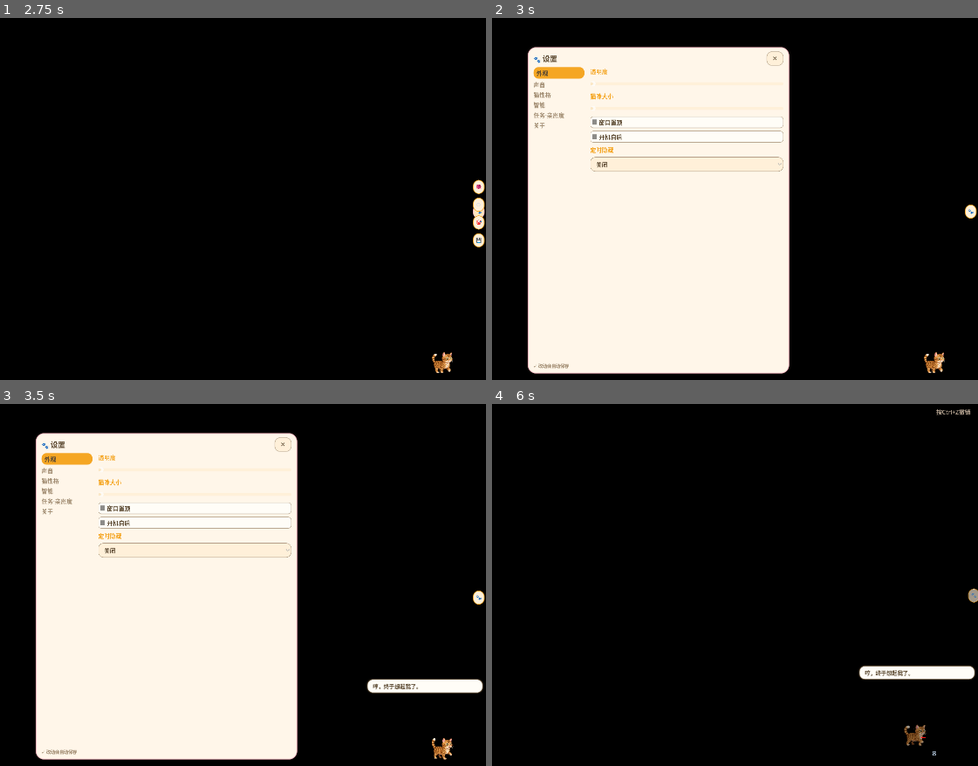
Above: before the commit, frames 1-4 (two rows, left to right).
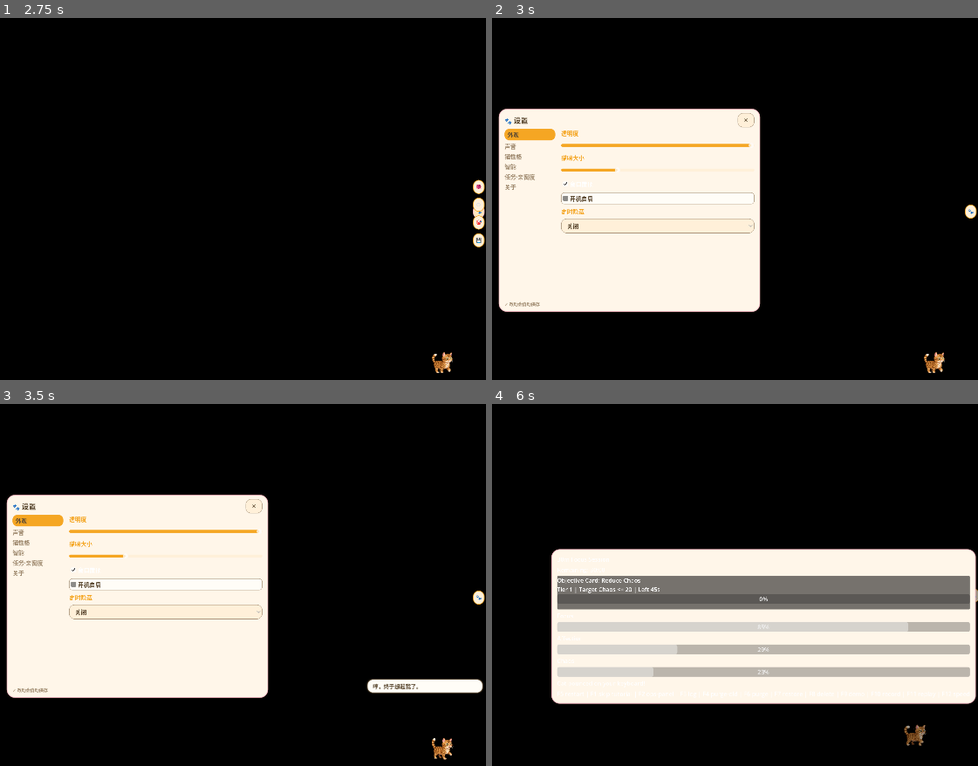
Above: after the commit, the same moments.

Repository: xiaojia21190/desktop_pet_cat
Game: Godot game, scene res://main.tscn
Same seed, same stepped clock (60 frames per second), same inputs: the game is played once before the commit and once after it.
Inputs (mouse positions are in pixels of both pictures, inside the frame that each line leads up to):
- Up to frame 1 (2.75 s): click "🐾" at 0.5 s; click "🧶" at 1.25 s; click "🐾" at 2 s
- Up to frame 2 (3 s): click "⚙️" at 2.75 s
- Up to frame 3 (3.5 s): no input
- Up to frame 4 (6 s): click "✕" at 3.5 s; click "🐾" at 4.25 s; click "🎯" at 5 s; tap Enter at 5.75 s; move the mouse to (783, 577) at 5.77 s; click (783, 577) at 5.92 s

Frame 1 is identical in both runs. In frame 2, 28% of the frame differs, in the area x 1-62%, y 7-99%; in frame 3, 28%; in frame 4, 37%, in the area x 12-100%, y 1-98%.
Error before the commit: Invalid operands 'Vector2' and 'Vector2i' in operator '-'. (res://main.gd:483)
Error after the commit: Invalid operands 'Vector2' and 'Vector2i' in operator '-'. (res://main.gd:462)

Commit message:
feat: HUD换装托盘调整与主场景接线收尾

Diff:
--- a/components/desktop/tray_controller.gd
+++ b/components/desktop/tray_controller.gd
@@ -35,6 +35,12 @@
 		return
 
 	_menu = NativeMenu.create_menu()
+	# P7：专注会话入口提前到首位（高频入口）
+	_focus_index = NativeMenu.add_item(
+		_menu,
+		_focus_label(),
+		Callable(self, "_on_toggle_focus_session")
+	)
 	_menu_show_index = NativeMenu.add_item(
 		_menu,
 		_visibility_label(true),
@@ -44,11 +50,6 @@
 		_menu,
 		"设置",
 		Callable(self, "_on_open_settings")
-	)
-	_focus_index = NativeMenu.add_item(
-		_menu,
-		_focus_label(),
-		Callable(self, "_on_toggle_focus_session")
 	)
 	NativeMenu.add_separator(_menu)
 	NativeMenu.add_item(
--- a/components/focus/focus_hud.gd
+++ b/components/focus/focus_hud.gd
@@ -2,6 +2,9 @@
 extends CanvasLayer
 
 ## 专注会话 HUD：三数值条 + 时间 + 目标卡 + 提示文案 + 结果面板。纯视图，数值由外部喂入。
+## P7 奶油风：UiTheme 代码绘制
+
+const UiThemeScript = preload("res://components/ui/ui_theme.gd")
 
 const HUD_WIDTH := 430.0
 const HUD_HEIGHT := 260.0
@@ -66,15 +69,7 @@
 	hud_panel.custom_minimum_size = Vector2(HUD_WIDTH, HUD_HEIGHT)
 	hud_panel.mouse_filter = Control.MOUSE_FILTER_IGNORE
 	hud_panel.visible = false
-	var aurora_tex := load("res://assets/aurora/panel_dark.png")
-	if aurora_tex:
-		var sb := StyleBoxTexture.new()
-		sb.texture = aurora_tex
-		sb.texture_margin_left = 20
-		sb.texture_margin_top = 20
-		sb.texture_margin_right = 20
-		sb.texture_margin_bottom = 20
-		hud_panel.add_theme_stylebox_override("panel", sb)
+	hud_panel.add_theme_stylebox_override("panel", UiThemeScript.panel_style())
 	add_child(hud_panel)
 
 	var hud_box := VBoxContainer.new()
--- a/main.gd
+++ b/main.gd
@@ -1,6 +1,5 @@
 extends Node2D
 @onready var cat = $Cat
-@onready var typing_effect_overlay = $TypingEffectOverlay
 const FOCUS_SESSION_MODE_SCRIPT := preload("res://focus_session_mode.gd")
 const SMART_PET_CONTROLLER_SCRIPT := preload("res://smart_pet_controller.gd")
 const QUICK_ACTION_MENU_SCRIPT := preload("res://quick_action_menu.gd")
@@ -38,8 +37,8 @@
 var _start_minimized := false  # --minimized 启动:视觉隐藏仅托盘常驻(开机自启用)
 
 var _cached_screen_size: Vector2 = Vector2(1920, 1080)
-const SETTINGS_PANEL_WIDTH := 560.0
-const SETTINGS_PANEL_HEIGHT := 900.0
+const SETTINGS_PANEL_WIDTH := 720.0  # P7 侧边页签面板尺寸
+const SETTINGS_PANEL_HEIGHT := 560.0
 const FORCE_START_AT_BOTTOM_RIGHT := false
 
 const ITEM_WAND_SCENE = preload("res://item_wand.tscn")
@@ -100,12 +99,18 @@
 	hover_panel_component.setup(_cached_screen_size)
 	hover_panel_component.items_requested.connect(_on_items_btn_pressed)
 	hover_panel_component.settings_requested.connect(_on_settings_pressed)
+	# P7 抽屉新增两入口：专注（复用托盘 handler）与存档（面板跳关于页）
+	hover_panel_component.focus_requested.connect(_on_tray_toggle_focus_session)
+	hover_panel_component.save_requested.connect(_on_drawer_save_pressed)
 
 	var panel_scene = load("res://settings_panel.tscn")
 	if panel_scene:
 		settings_panel = panel_scene.instantiate()
 		settings_panel.visible = false
 		add_child(settings_panel)
+		settings_panel.apply_settings(settings)
+		# P7：猫大小滑条初值（cat 区块键，settings 无此键需单独喂）
+		settings_panel.set_cat_scale(float(data.get("cat", {}).get("scale_factor", 1.0)))
 		# Panel 挂在 Node2D 下锚点失效（父级无尺寸）→ 代码定位屏幕居中
 		_center_settings_panel()
 
@@ -224,13 +229,7 @@
 
 func _on_screen_size_changed():
 	_cached_screen_size = get_viewport_rect().size
-	if hover_panel_component and hover_panel_component.panel:
-		var _panel_width = hover_panel_component.panel.size.x
-		var panel_height = hover_panel_component.panel.size.y
-		hover_panel_component.panel.position.y = (_cached_screen_size.y - panel_height) / 2
-		if not hover_panel_component.is_out:
-			hover_panel_component.panel.position.x = _cached_screen_size.x
-			hover_panel_component._target_x = _cached_screen_size.x
+	# P7 抽屉自带尺寸感知重排（update 内检测尺寸变化），无需外部搬位置
 	if smart_line_bubble and cat:
 		smart_line_bubble.reposition(cat.global_position, _cached_screen_size)
 	_center_settings_panel()
@@ -378,31 +377,11 @@
 	is_shaking = true
 	shake_timer = 0.0
 	original_position = position
-	_start_typing_effects()
 	_record_smart_event("typing_burst")
 	if smart_pet_controller:
 		smart_pet_controller.record_typing()
 	if focus_session_mode:
 		focus_session_mode.on_typing_attack()
-
-func _start_typing_effects() -> void:
-	if not typing_effect_overlay or not cat:
-		return
-
-	var duration := _get_typing_attack_duration()
-	typing_effect_overlay.start_effect(duration, cat)
-
-func _get_typing_attack_duration() -> float:
-	var default_duration := 1.5
-	if not cat:
-		return default_duration
-
-	var state_machine = cat.state_machine
-	if state_machine and state_machine.states.has(&"TypingAttack"):
-		var typing_state = state_machine.states[&"TypingAttack"]
-		if "attack_duration" in typing_state:
-			return typing_state.attack_duration
-	return default_duration
 
 func _build_popup_menu():
 	popup_menu = PopupMenu.new()
@@ -486,6 +465,13 @@
 func _on_settings_pressed():
 	if settings_panel:
 		settings_panel.visible = not settings_panel.visible
+		_update_mouse_passthrough_region()
+
+func _on_drawer_save_pressed():
+	# P7 抽屉「存档」：打开面板并跳「关于」页（存档管理区块）
+	if settings_panel:
+		settings_panel.visible = true
+		settings_panel.switch_tab(5)
 		_update_mouse_passthrough_region()
 
 func spawn_item(item_type: String, pos: Vector2):
--- a/main.tscn
+++ b/main.tscn
@@ -1,9 +1,8 @@
-[gd_scene load_steps=5 format=3 uid="uid://dhydq2g8ac7al"]
+[gd_scene load_steps=4 format=3 uid="uid://dhydq2g8ac7al"]
 
 [ext_resource type="Script" uid="uid://dt2pvph07xq6g" path="res://main.gd" id="1"]
 [ext_resource type="PackedScene" uid="uid://cm0eyq8q1mypy" path="res://cat.tscn" id="2"]
 [ext_resource type="Script" uid="uid://clxjs1j28xy1j" path="res://keyboard_listener.gd" id="3"]
-[ext_resource type="PackedScene" uid="uid://chx4oqmnfb16j" path="res://typing_effect_overlay.tscn" id="4"]
 
 [node name="Main" type="Node2D"]
 script = ExtResource("1")
@@ -11,8 +10,6 @@
 [node name="KeyboardListener" type="Node" parent="."]
 script = ExtResource("3")
 
-[node name="TypingEffectOverlay" parent="." instance=ExtResource("4")]
-
 [node name="Cat" parent="." instance=ExtResource("2")]
 texture_filter = 1
 position = Vector2(38, 87)
